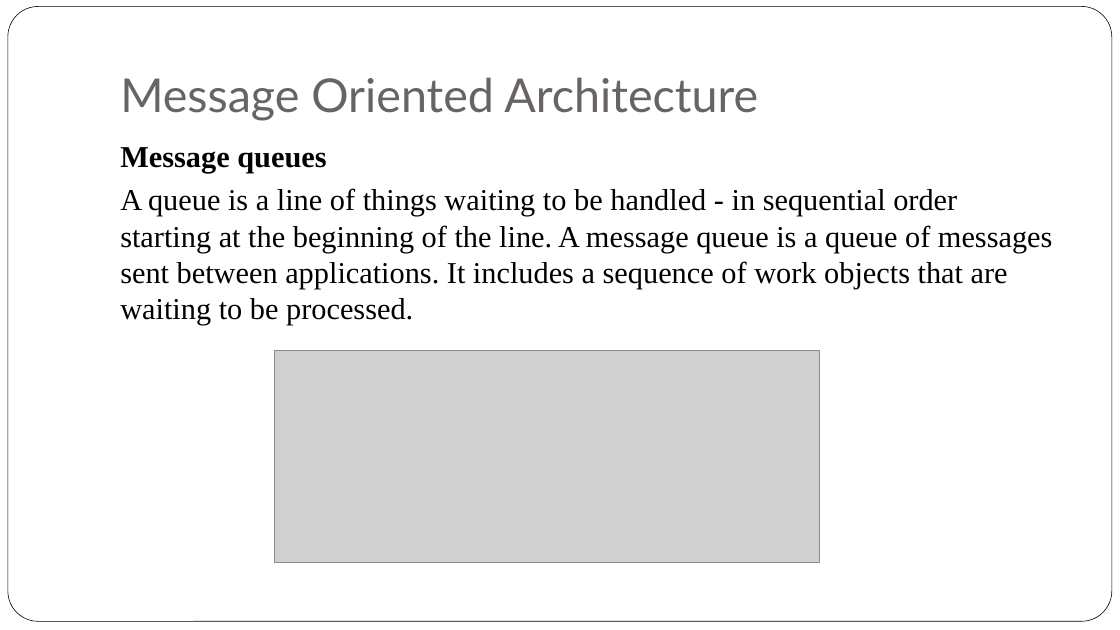
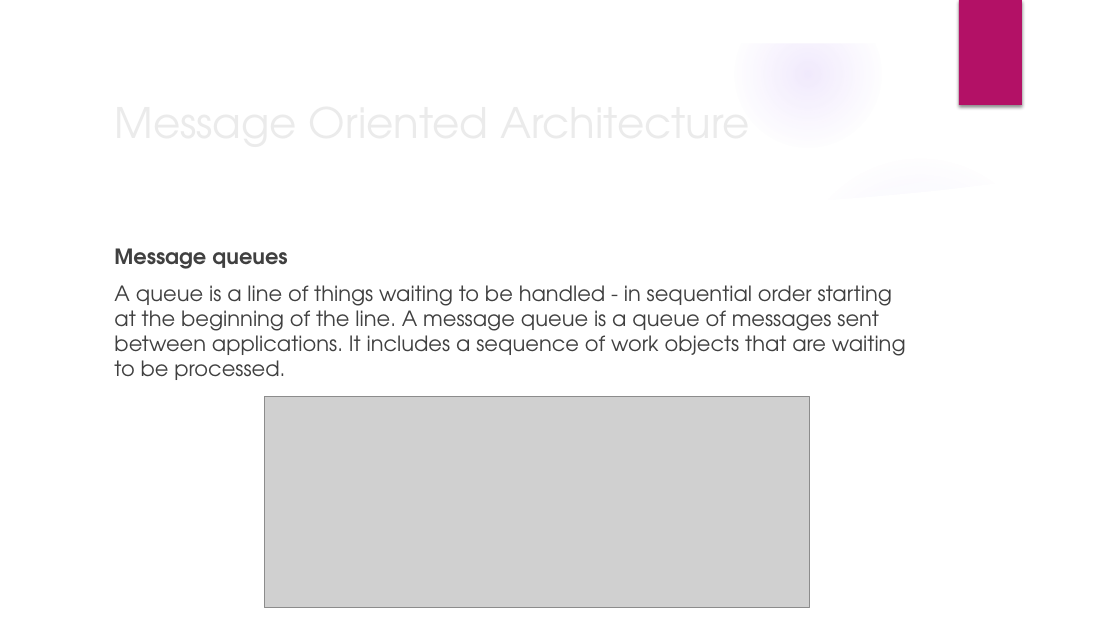
Before and after one commit to iskandersierra/DevSharp, a slide deck: slide 9 of Docs/Distributed Architecture.pptx. Drawn at 1120x630 pixels with LibreOffice and Linux fonts; fonts in the diff are those of the drawing; grey boxes stand for pictures; background and template pictures are left out. Boxes give left, top, right and bottom in pixels: in the first picture for what was removed or moved away, otherwise in the second. Text is boxed around its words. In the diff, an @@ line names an element or a change of style, - is before the commit and + after.

```diff
--- a/Docs/Distributed Architecture.pptx
+++ b/Docs/Distributed Architecture.pptx
@@ group added at <box>0,0,1120,630</box>: 5 ellipses, 3 freeform shapes @@
@@ rounded rectangle removed at <box>8,7,1112,622</box> @@
@@ rectangle added at <box>959,0,1022,105</box>, fill #B31166 @@
@@ title "Message Oriented Architecture": place and size @@
-title "Message Oriented Architecture" at <box>120,77,758,121</box>
+title "Message Oriented Architecture" at <box>106,89,911,154</box>
@@ title "Message Oriented Architecture" at <box>106,89,911,154</box>: size 40 to 36 pt, font Lato to TeX Gyre Adventor, text colour #696464 to #EBEBEB; vertical alignment bottom to middle @@
@@ text "Message queues": place and size @@
-text "Message queues" at <box>120,147,1053,326</box>
+text "Message queues" at <box>114,248,906,380</box>
@@ text "Message queues" at <box>114,248,906,380</box>: size 26 to 18 pt, font Times New Roman to TeX Gyre Adventor, text colour #000000 to #404040; more space between paragraphs @@
@@ picture: place and size @@
-picture at <box>274,350,819,562</box>
+picture at <box>265,397,810,608</box>
```
Also in this commit, not shown: 21 other slides changed, 1 slide removed.
